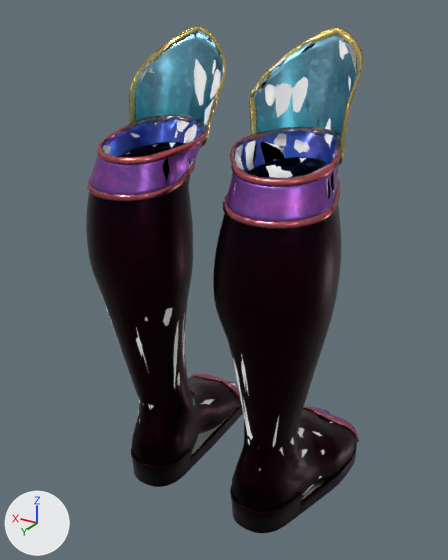
An edit to the glTF model godot/art/armor/kit_boots.gltf, drawn before and after from the same camera.
One viewpoint serves both versions: a 50 mm camera at (-0.407, 0.697, 0.669) aimed at (0.018, -0.012, 0.315). Arrows for +X, +Y and +Z are at lower left; the lights stay in place. The first picture is the older version. Vertices at exactly the same position are counted once.

Names of what the first picture shows: 'kit_boots.boots.darkleather', 'kit_boots.boots.gold', 'kit_boots.boots.steel', 'kit_boots.lod1.darkleather', 'kit_boots.lod1.gold', 'kit_boots.lod1.steel', 'kit_boots.shadow'.
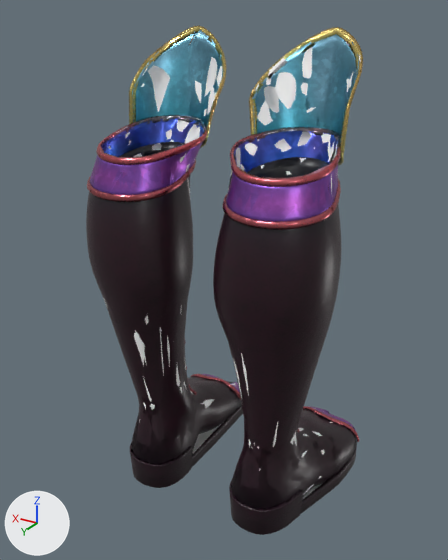
Boxes (x1, y1, x2, y2) around the edits, measured in the pictures (448 x 560 px; the box of a moved part takes in the faces that stretch with it):
'kit_boots.boots.darkleather', surface changed (lighter): (86, 142, 357, 533) in both
'kit_boots.lod1.darkleather', surface changed: (87, 142, 355, 502) in both
'kit_boots.shadow', reshaped: before (101, 39, 356, 501); after (104, 34, 361, 499)
part 1 of me_kit_boots_shadow, moved or reshaped: before (101, 39, 356, 455); after (104, 34, 361, 497)

Diff of the bpy script that builds the scene:
```diff
--- a/godot/art/armor/kit_boots.gltf.py
+++ b/godot/art/armor/kit_boots.gltf.py
@@ img_leather026_rough @@
+img_leather026_rough = load_image('Leather026_rough', '../people/outfit_tex/Leather026_rough.png', 1024, 1024, 'Non-Color')
@@ mat_darkleather @@
 mat_darkleather = bpy.data.materials.new('darkleather')
-# nodes: BsdfPrincipled, Mix, NormalMap, OutputMaterial, TexImage x2, VertexColor
+# nodes: BsdfPrincipled, Math, Mix, NormalMap, OutputMaterial, SeparateColor, TexImage x3, VertexColor
 # uses the picture img_leather026_nor
+# uses the picture img_leather026_rough
 # uses the picture img_outfit_darkleather_diff
@@ me_kit_boots_shadow @@
 # used by ob_kit_boots_shadow; location = (0.0, 0.0, 0.0)
-me_kit_boots_shadow.from_pydata(...)  # 2154 vertices, 3942 faces; spans x -0.175..0.178, y -0.185..0.132, z -0.005..0.653
+me_kit_boots_shadow.from_pydata(...)  # 2152 vertices, 3961 faces; spans x -0.175..0.178, y -0.185..0.132, z -0.005..0.653
+# me_kit_boots_shadow part 1: 116 vertices moved from x -0.166..0.172, y -0.17..0.128, z -0.004..0.643 to x -0.165..0.173, y -0.175..0.123, z -0.004..0.638; 626 vertices removed from x -0.174..0.178, y -0.185..0.124, z -0.004..0.65; 626 vertices added at x -0.175..0.178, y -0.185..0.125, z -0.004..0.652
+# other edits to the shape of me_kit_boots_shadow do not show in these pictures
 me_kit_boots_shadow.materials.append(mat_lod_shadow)
```
